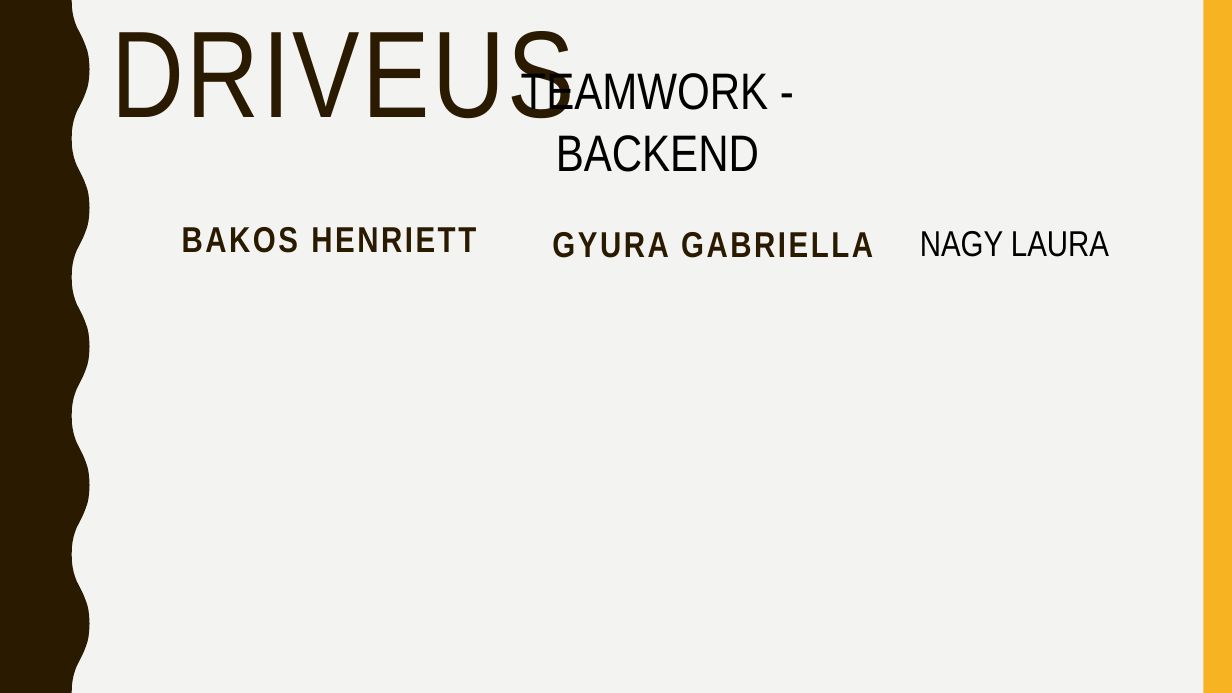
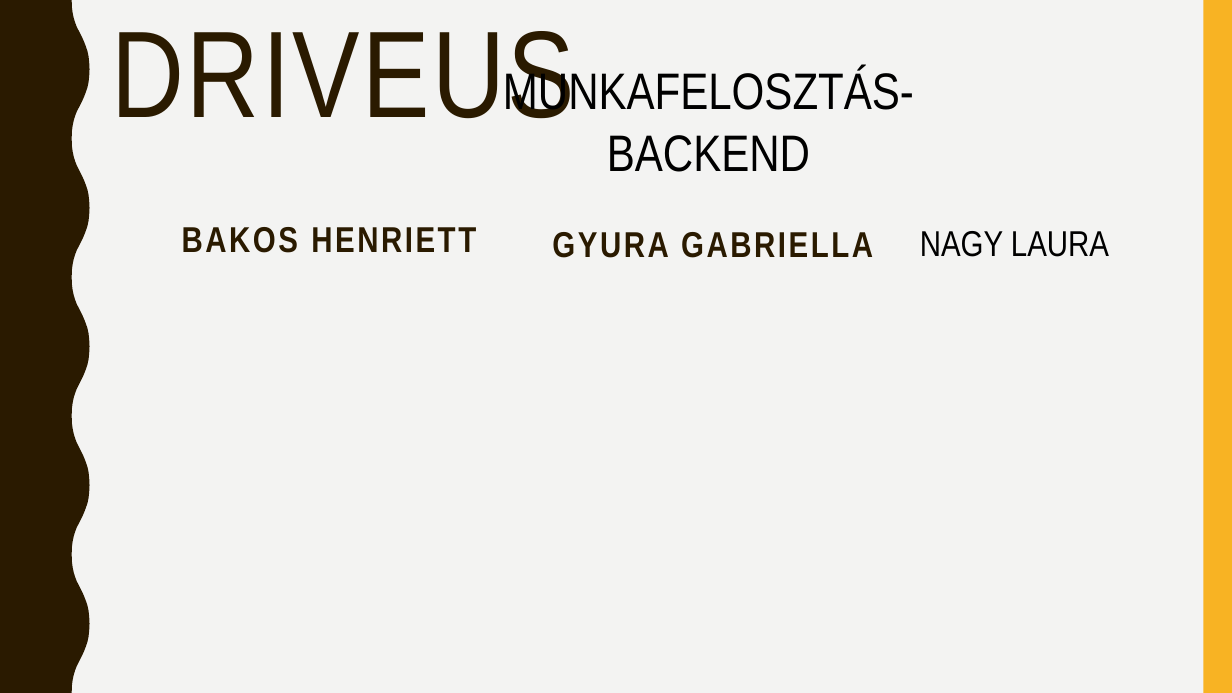
Before and after one commit to NagLau/DriveUs, a slide deck: slide 16 of dokumentacio, ppt/DriveUs.pptx. Drawn at 1232x693 pixels with LibreOffice and Linux fonts; fonts in the diff are those of the drawing. Boxes give left, top, right and bottom in pixels: in the first picture for what was removed or moved away, otherwise in the second. Text is boxed around its words. In the diff, an @@ line names an element or a change of style, - is before the commit and + after.

```diff
--- a/dokumentacio, ppt/DriveUs.pptx
+++ b/dokumentacio, ppt/DriveUs.pptx
@@ text at [503,67,914,172]: text changed @@
-TEAMWORK - BACKEND
+MUNKAFELOSZTÁS- BACKEND
```
Also in this commit, not shown: 10 other slides changed, 6 slides added, 5 slides removed.
